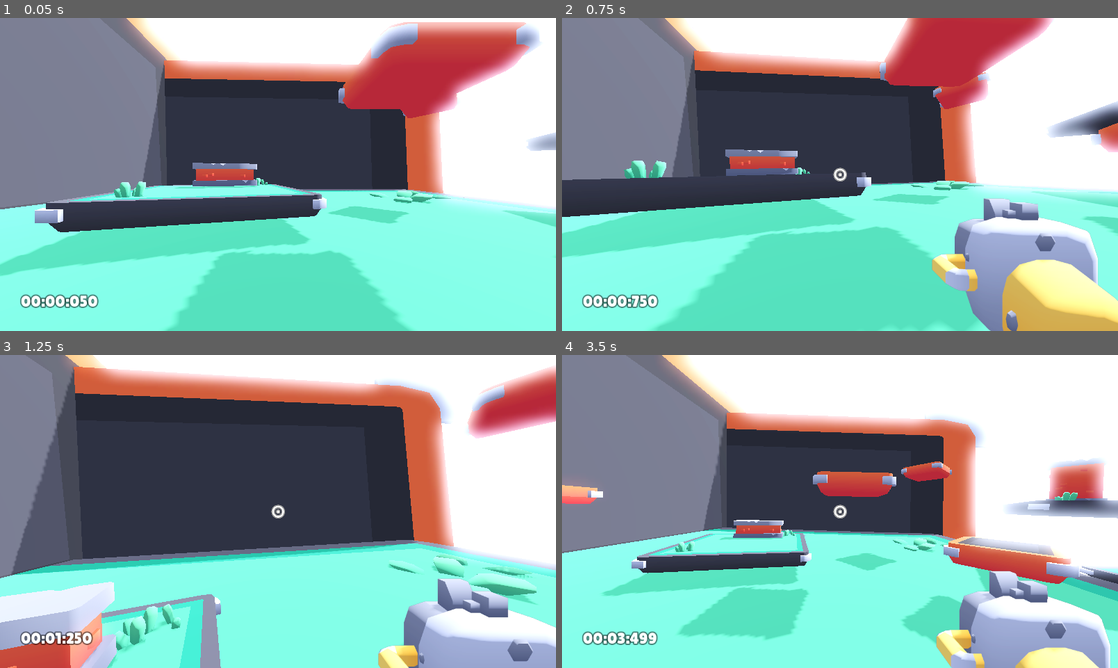
Above: before the commit, frames 1-4 (two rows, left to right).
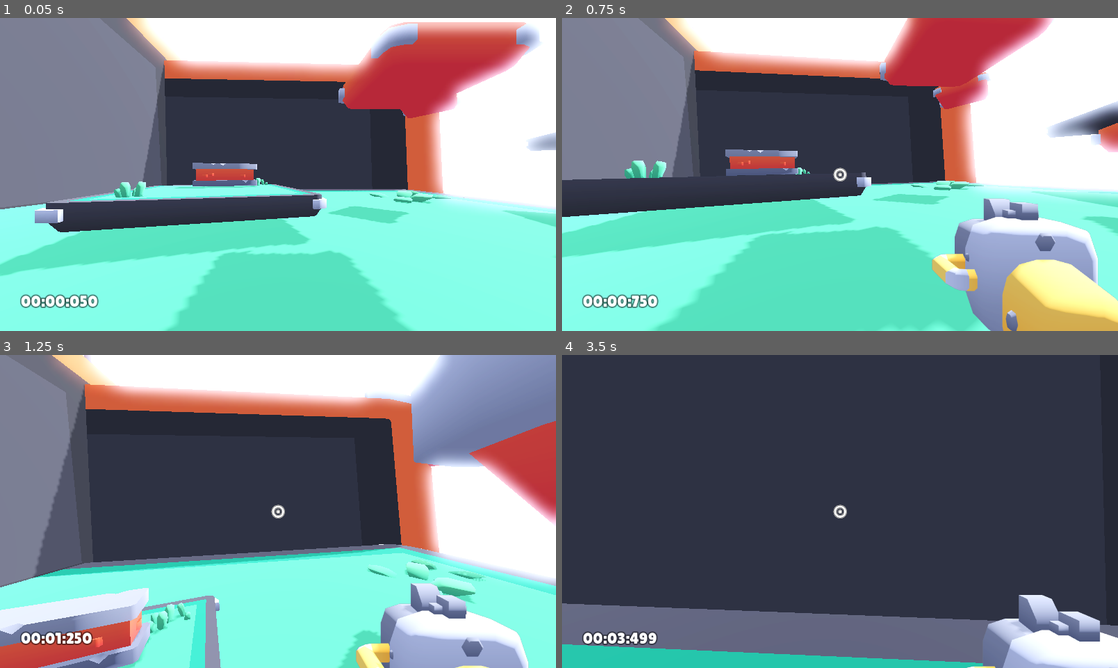
Above: after the commit, the same moments.

Repository: Qazzquimby/FPS
Game: Godot game, scene res://scenes/main.tscn
The game is run twice, just before and just after one commit, with the same random seed, the same clock (stepped at 60 frames per second) and the same inputs.
Inputs (mouse positions are in pixels of both pictures, inside the frame that each line leads up to):
- Up to frame 1 (0.05 s): no input
- Up to frame 2 (0.75 s): move the mouse to (867, 174) at 0.52 s; hold W (move_forward) from 0.53 s (still down); tap F (F) at 0.6 s
- Up to frame 3 (1.25 s): keep holding W (move_forward); tap Space (jump) at 0.77, 1.07 s; tap Ctrl (control) at 0.8 s
- Up to frame 4 (3.5 s): keep holding W (move_forward); move the mouse to (812, 511) at 1.27 s; tap Ctrl (control) at 1.35, 3.05 s; tap Space (jump) at 1.52, 1.55, 1.82, 2.1, 3.02, 3.32 s; move the mouse to (851, 505) at 2.02 s; tap F (F) at 2.3, 2.85 s; move the mouse to (834, 517) at 2.77 s

Frame 1 is identical in both runs. In frame 2, less than 0.1% of the frame differs, in the area x 3-100%, y 2-100%; in frame 3, 38%; in frame 4, 87%, in the area x 0-100%, y 0-100%.

Commit message:
Use jolt physics and make doublejump redirect momentum

Diff:
--- a/objects/player.gd
+++ b/objects/player.gd
@@ -11,7 +11,7 @@
 @export var gravity_acceleration := 25.0 #9.8
 @export var terminal_velocity := 40.0
 
-@export var jump_strength := 12.0
+@export var jump_strength := 15.0
 @export var coyote_seconds := 0.2
 @export var jump_queue_seconds := 0.5
 
@@ -30,8 +30,6 @@
 var rotation_target: Vector3
 
 var input_mouse: Vector2
-
-var health:int = 100
 
 var was_on_floor := false
 
@@ -60,6 +58,8 @@
 	initiate_change_weapon(weapon_index)
 
 func _physics_process(delta):
+	movement_velocity = get_real_velocity() # else you could have high "velocity" while running into a wall or falling into the ground.
+
 	handle_controls(delta)
 
 	if is_on_floor():
@@ -139,7 +139,6 @@
 	# source engine uses this but im not sure whats the point
 	#var veer = movement_velocity.x*input_vector.x + movement_velocity.z*input_vector.z
 	var veer = 0;
-	#print(veer, " ", acceleration-veer)
 
 	if is_on_floor():
 		source_engine_braking(_delta, floor_drag)
@@ -165,6 +164,10 @@
 		if is_on_floor() or has_double_jump:
 			Audio.play("sounds/jump_a.ogg, sounds/jump_b.ogg, sounds/jump_c.ogg")
 			movement_velocity.y = jump_strength;
+			# redirect horizontal momentum to have same length but be in input direction
+			var horizontal_momentum = Vector3(movement_velocity.x, 0, movement_velocity.z)
+			horizontal_momentum = horizontal_momentum.length() * input_vector
+			movement_velocity = Vector3(horizontal_momentum.x, movement_velocity.y, horizontal_momentum.z)
 
 		if not is_on_floor():
 			has_double_jump = false
--- a/objects/player.tscn
+++ b/objects/player.tscn
@@ -58,6 +58,7 @@
 
 [node name="RayCast" type="RayCast3D" parent="Head/Camera"]
 target_position = Vector3(0, 0, -100)
+hit_back_faces = false
 collide_with_areas = true
 debug_shape_thickness = 5
 
--- a/project.godot
+++ b/project.godot
@@ -117,6 +117,10 @@
 ]
 }
 
+[physics]
+
+3d/physics_engine="JoltPhysics3D"
+
 [rendering]
 
 anti_aliasing/quality/screen_space_aa=1
--- a/scripts/weapon.gd
+++ b/scripts/weapon.gd
@@ -9,7 +9,7 @@
 
 @export_subgroup("Properties")
 @export_range(0.1, 10) var cooldown: float = 3  # Firerate
-@export_range(1, 20) var max_distance: int = 10  # Fire distance
+@export_range(1, 1000) var max_distance: int = 1000  # Fire distance
 @export_range(0, 100) var damage: float = 25  # Damage per hit
 @export_range(0, 5) var spread: float = 0  # Spread of each shot
 @export_range(1, 5) var shot_count: int = 1  # Amount of shots
--- a/weapons/blaster-repeater.tres
+++ b/weapons/blaster-repeater.tres
@@ -11,9 +11,9 @@
 rotation = Vector3(0, 180, 0)
 muzzle_position = Vector3(0.1, -0.4, 1.5)
 cooldown = 0.1
-max_distance = 10
+max_distance = 1000
 damage = 10.0
-spread = 0.5
+spread = 0.0
 shot_count = 1
 knockback = 10
 sound_shoot = "sounds/blaster_repeater.ogg"
Not shown, added: addons/godot-jolt/LICENSE.txt
Not shown, added: addons/godot-jolt/THIRDPARTY.txt
Not shown, added: addons/godot-jolt/android/libgodot-jolt_android-arm32.so
Not shown, added: addons/godot-jolt/android/libgodot-jolt_android-arm32_editor.so
Not shown, added: addons/godot-jolt/android/libgodot-jolt_android-arm64.so
Not shown, added: addons/godot-jolt/android/libgodot-jolt_android-arm64_editor.so
Not shown, added: addons/godot-jolt/android/libgodot-jolt_android-x64.so
Not shown, added: addons/godot-jolt/android/libgodot-jolt_android-x64_editor.so
Not shown, added: addons/godot-jolt/android/libgodot-jolt_android-x86.so
Not shown, added: addons/godot-jolt/android/libgodot-jolt_android-x86_editor.so
Not shown, added: addons/godot-jolt/godot-jolt.gdextension
Not shown, added: addons/godot-jolt/ios/godot-jolt_ios.framework/Info.plist
(and 18 more such lines)
